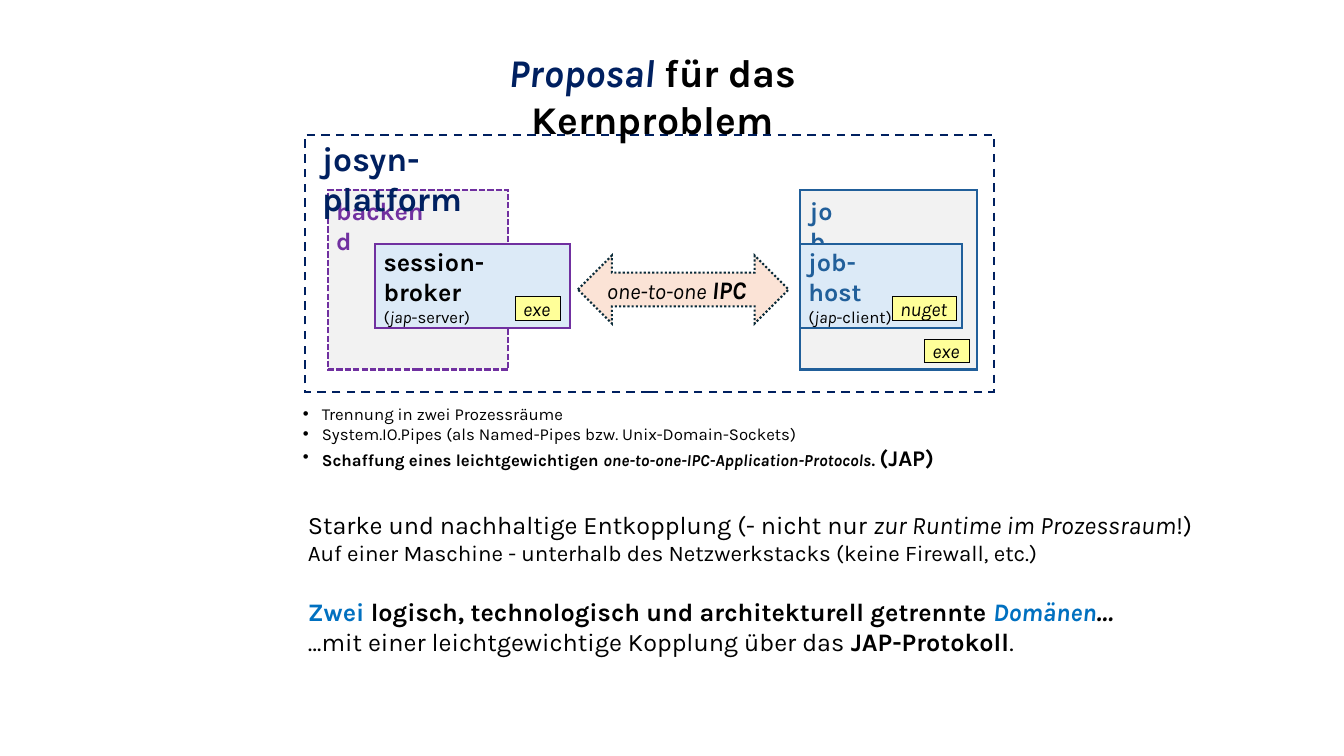
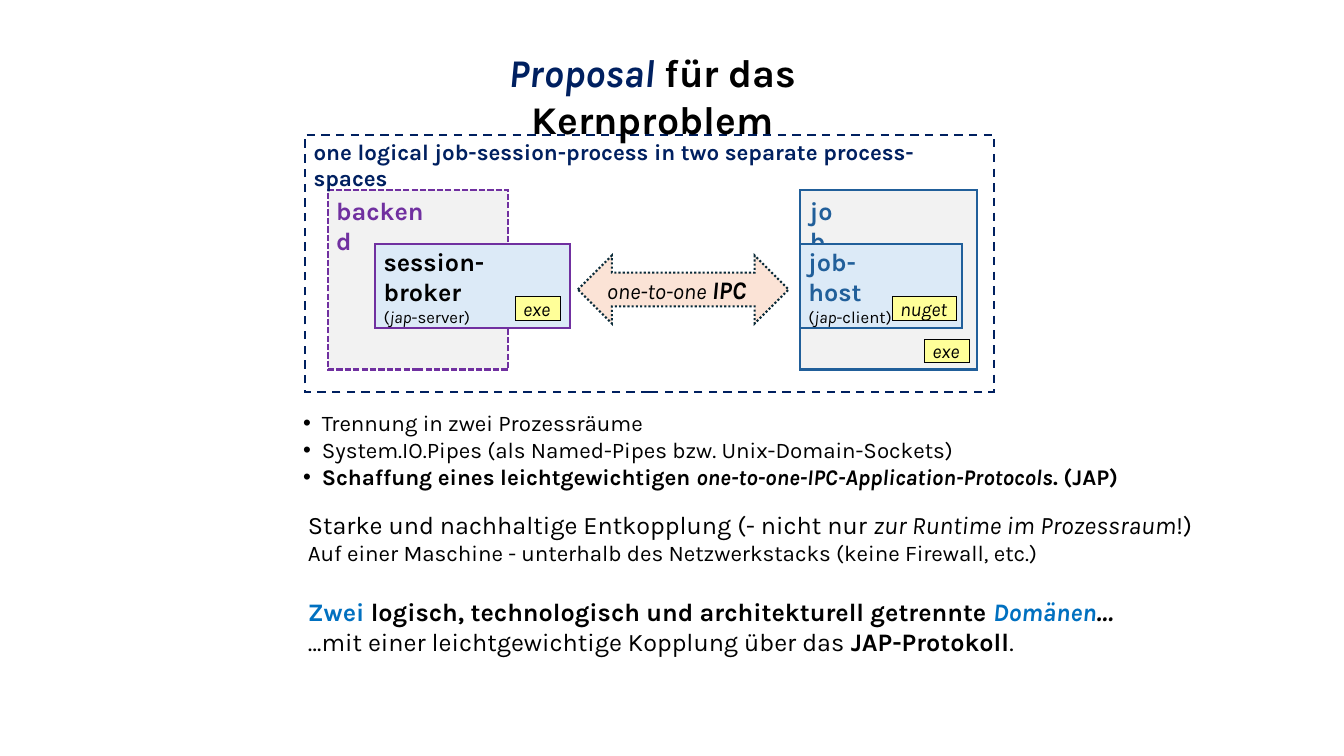
Before and after one commit to ckluth/josyn-platform, a slide deck: slide 8 of josyn-intro.pptx. Drawn at 1344x756 pixels with LibreOffice and Linux fonts; fonts in the diff are those of the drawing. Boxes give left, top, right and bottom in pixels: in the first picture for what was removed or moved away, otherwise in the second. Text is boxed around its words. In the diff, an @@ line names an element or a change of style, - is before the commit and + after.

```diff
--- a/josyn-intro.pptx
+++ b/josyn-intro.pptx
@@ text at [314, 139, 914, 166]: text changed; size 24 to 16 pt @@
-josyn-platform
+one logical job-session-process in two separate process-spaces
@@ text "Trennung in zwei Prozessräume" at [322, 415, 1118, 491]: size 12 to 16 pt @@
```
Also in this commit, not shown: 2 other slides changed, 1 slide added.
